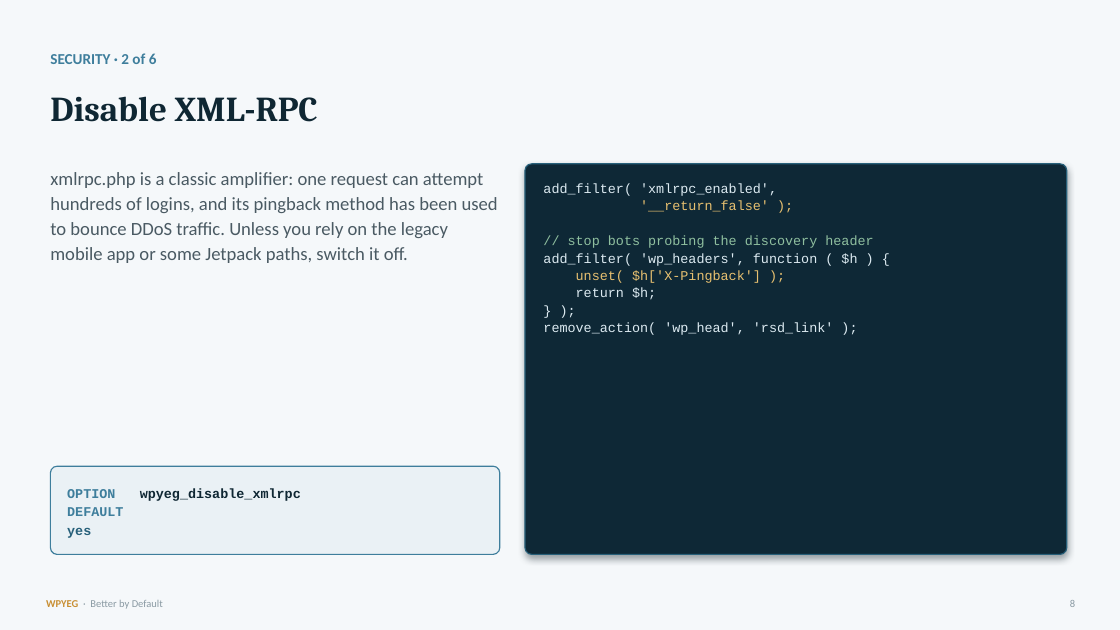
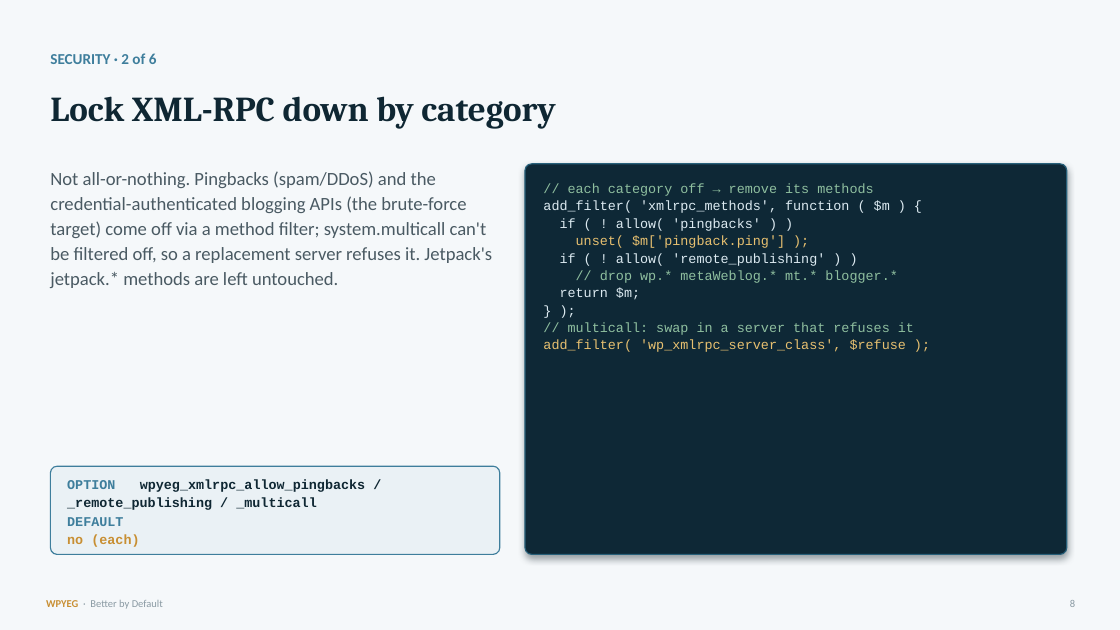
Before and after one commit to WPYEG/Better-by-Default, a slide deck: slide 8 of workshop/Better-by-Default.pptx. Drawn at 1120x630 pixels with LibreOffice and Linux fonts; fonts in the diff are those of the drawing. Boxes give left, top, right and bottom in pixels: in the first picture for what was removed or moved away, otherwise in the second. Text is boxed around its words. In the diff, an @@ line names an element or a change of style, - is before the commit and + after.

```diff
--- a/workshop/Better-by-Default.pptx
+++ b/workshop/Better-by-Default.pptx
@@ text at (50,96,555,128): text changed @@
-Disable XML-RPC
+Lock XML-RPC down by category
@@ text at (50,171,492,288): text changed @@
-xmlrpc.php is a classic amplifier: one request can attempt hundreds of logins, and its pingback method has been used to bounce DDoS traffic. Unless you rely on the legacy mobile app or some Jetpack paths, switch it off.
+Not all-or-nothing. Pingbacks (spam/DDoS) and the credential-authenticated blogging APIs (the brute-force target) come off via a method filter; system.multicall can't be filtered off, so a replacement server refuses it. Jetpack's jetpack.* methods are left untouched.
@@ text at (543,183,897,300): text changed @@
-add_filter( 'xmlrpc_enabled',
-'__return_false' );
-// stop bots probing the discovery header
-add_filter( 'wp_headers', function ( $h ) {
-unset( $h['X-Pingback'] );
-return $h;
+// each category off → remove its methods
+add_filter( 'xmlrpc_methods', function ( $m ) {
+if ( ! allow( 'pingbacks' ) )
+unset( $m['pingback.ping'] );
+if ( ! allow( 'remote_publishing' ) )
+// drop wp.* metaWeblog.* mt.* blogger.*
+return $m;
@@ text at (543,322,914,352): text changed; text colour #DCEAF1 to #E7C070 @@
-remove_action( 'wp_head', 'rsd_link' );
+// multicall: swap in a server that refuses it
+add_filter( 'wp_xmlrpc_server_class', $refuse );
@@ text at (67,479,366,510): text changed @@
-OPTION wpyeg_disable_xmlrpc
+OPTION wpyeg_xmlrpc_allow_pingbacks / _remote_publishing / _multicall
@@ text at (67,535,139,547): text changed; text colour #27607A to #C88F33 @@
-yes
+no (each)
```
Also in this commit, not shown: 7 other slides changed, 2 other files.
